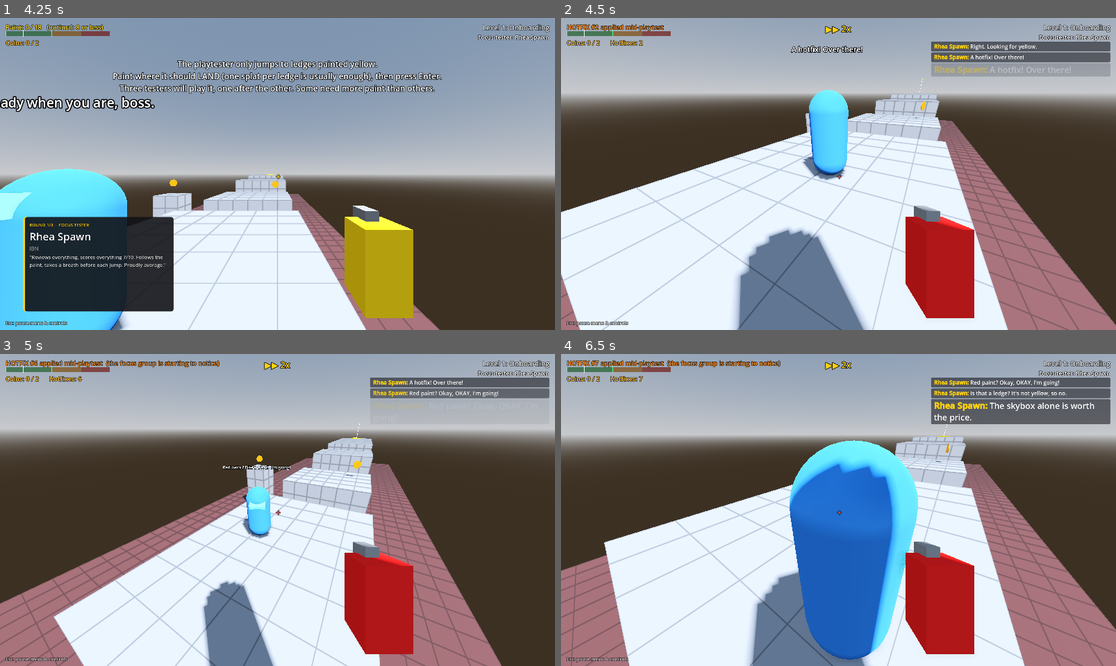
Above: before the commit, frames 1-4 (two rows, left to right).
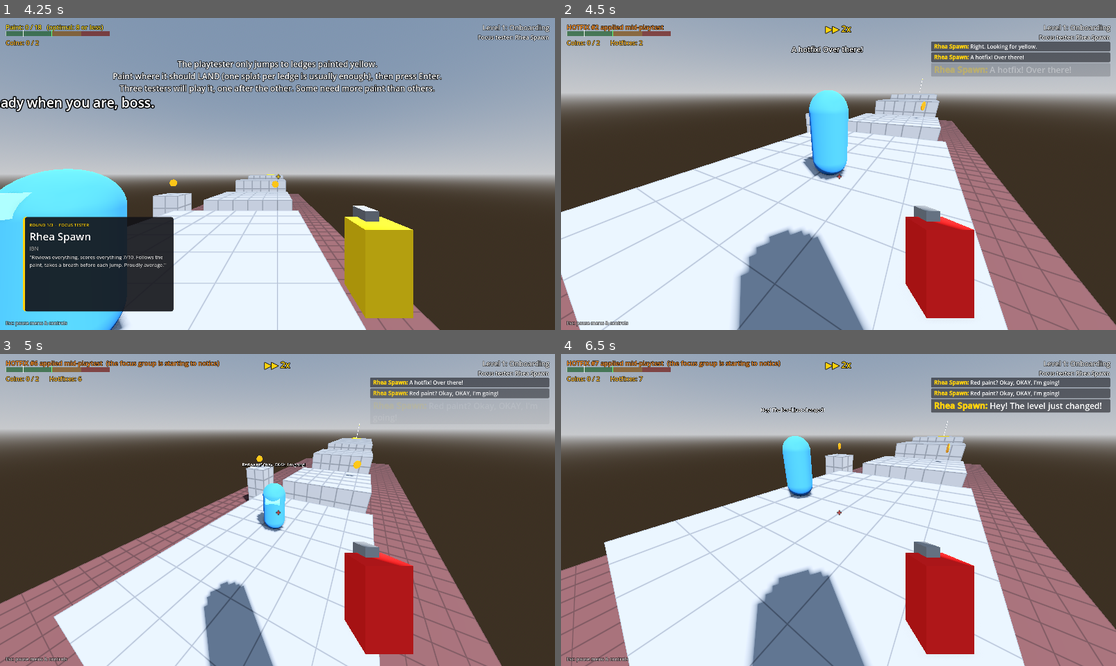
Above: after the commit, the same moments.

Repository: RSghr/yellow-paint
Game: Godot game, scene res://level_select.tscn
The game is run twice, just before and just after one commit, with the same random seed, the same clock (stepped at 60 frames per second) and the same inputs.
Inputs (mouse positions are in pixels of both pictures, inside the frame that each line leads up to):
- Up to frame 1 (4.25 s): click "Start" at 0.5 s; click "Start" at 1.25 s; click (22, 42) at 2.02 s; click "Accept & grab the paint" at 2.75 s; click "Start session" at 3.5 s
- Up to frame 2 (4.5 s): tap Enter (start_test) at 4.25 s; move the mouse to (866, 174) at 4.27 s; press the mouse at (866, 174) at 4.28 s; hold T (fast_forward) from 4.28 s (still down)
- Up to frame 3 (5 s): keep holding T (fast_forward); tap Space (jump) at 4.52, 4.55, 4.82 s
- Up to frame 4 (6.5 s): keep holding T (fast_forward); move the mouse to (810, 510) at 5.02 s; release the mouse at (810, 510) at 5.03 s; tap Space (jump) at 5.1, 5.27, 5.57, 6.05 s; click (810, 510) at 5.3 s; move the mouse to (849, 503) at 5.77 s; hold Backspace (clear_paint) from 5.78 s (still down)

Frame 1 is identical in both runs. In frame 2, 0.1% of the frame differs, in the area x 41-55%, y 8-50%; in frame 3, 1.2%; in frame 4, 15%, in the area x 36-99%, y 11-99%.

Commit message:
Testers walk around one corner and look down corridors
- _corner_walk: plan two straight walks around one corner (L-shaped via, nudged, cached)
- _open_ways: out of known paint, look down each open corridor in turn (behind included)
- Paint straight ahead of the eyes is noticed 2x faster (focus_bonus)
- Wander walks stop short of walls and prefer open directions
- The walk back after a detour survives replans (_heading_back)

Co-Authored-By: Claude Opus 5.5 <noreply@anthropic.com>
Claude-Session: https://claude.ai/code/session_01W5jG8cMnz72ugdxaP4H6QQ

Diff:
--- a/runner.gd
+++ b/runner.gd
@@ -44,11 +44,17 @@
 @export_group("Perception")
 @export var view_distance := 22.0
 @export var view_angle_deg := 100.0
+@export var focus_angle_deg := 20.0  ## Paint within this angle of where its head points...
+@export var focus_bonus := 2.0  ## ...is noticed this many times faster.
 @export var notice_rate := 1.6  ## Higher = spots paint faster. Lone splats at 5m take about a second of looking.
 @export var trust_radius := 1.3  ## Splats within this radius pile up into one spot's trust.
 @export var hotfix_trust := 5  ## A hotfix splat is trusted like a big blob: no hesitation, confident walk.
 
 @export_group("Personality")
+@export var corner_walk_range := 16.0  ## Furthest splat it will walk to around one corner (same floor).
+@export var corridor_looks := 3  ## Out of known paint: how many open ways (corridors, gaps) it looks down.
+@export var corridor_look_time := 1.6  ## Seconds spent looking down each of them.
+@export var wander_open_bias := 0.25  ## Look-around walks prefer directions it can see far down (per metre, max 12).
 @export var scan_time := 1.8  ## A full look-around, left to right.
 @export var hesitation_per_doubt := 0.9  ## Pause before jumping to a spot with only 1 splat.
 @export var leap_error := 0.7  ## Unpainted jumps are guesses: landing error in metres.
@@ -148,6 +154,7 @@
 var _walks_since_look := 0  ## Look-around walks since it last went back to the last splat.
 var _shaken := false  ## Just fell: no unpainted leaps until it has looked around for a way back (wanders + patience).
 var _detoured := false  ## Went off its route for a coin or to use something: may need to return to _furthest.
+var _heading_back := false  ## On its way back to _furthest after a detour.
 var _wanders := 0
 var _home_y := 0.0  ## Height of the last trusted ground; wandering stays near it.
 var _rethink := false  ## Something new was noticed; reconsider the plan at the next chance.
@@ -155,6 +162,8 @@
 var _lost_time := 0.0  ## Seconds since it last made progress (reached paint/coin/button/flag, saw new paint, a door opened).
 var _last_jump_desperate := false
 var _too_far_said := {}  ## Spots it already complained were out of reach (cleared on reset).
+var _scan_looks: Array[Vector3] = []  ## Corridor openings still to check during this look-around.
+var _corner_cache := {}  ## "a|b" -> walk point around one corner (or INF): cleared when doors move or on reset.
 var _coin_attention := {}  ## coin instance id -> attention
 var _seen_coins := {}
 var _seen_things := {}  ## Explorer: unpainted buttons/breakables it has noticed (instance id -> true).
@@ -265,6 +274,7 @@
 	_trail_from.clear()
 	_trail_gamble.clear()
 	_detoured = false
+	_heading_back = false
 	_coin_attention.clear()
 	_seen_coins.clear()
 	_seen_things.clear()
@@ -278,6 +288,7 @@
 	_lost_time = 0.0
 	_last_jump_desperate = false
 	_too_far_said.clear()
+	_corner_cache.clear()
 	_home_y = _spawn.origin.y - FEET_OFFSET
 	_head.rotation = Vector3.ZERO
 	_head_pitch = 0.0
@@ -781,6 +792,7 @@
 func _on_world_changed() -> void:
 	# A door opened or something broke: what it can reach has changed.
 	_rethink = true
+	_corner_cache.clear()
 	_lost_time = 0.0
 	if state == State.CONFUSED:
 		_timer = 4.0
@@ -807,7 +819,7 @@
 			_careful_look()  # Back at the last splat: look again, carefully.
 			return
 	if _path.is_empty():
-		_start_scan(scan_time * 0.7)  # End of what it knew: look around.
+		_start_scan(scan_time * 0.7, corridor_looks)  # End of what it knew: look around, down every open way.
 	elif step.trust <= 1 or _rethink:
 		_rethink = false
 		_start_scan(scan_time * 0.45)  # Unsure: quick look before going on.
@@ -853,14 +865,20 @@
 		_last_pos = global_position
 
 
-func _start_scan(duration: float) -> void:
+func _start_scan(duration: float, corridors := 0) -> void:
 	state = State.SCANNING
 	_timer = 0.0
+	_scan_looks.clear()
+	if corridors > 0:
+		# Out of known paint: look down the open ways (corridors, gaps), one after the other, like a person
+		# at a crossroads does. Behind it included.
+		_scan_looks = _open_ways(corridors)
+		duration = maxf(duration, _scan_looks.size() * corridor_look_time + 0.4)
 	_scan_duration = duration
 	if duration >= scan_time * 0.6:
 		admire(admire_chance)  # Not a forced line: only when it has nothing more urgent to say.
 	# On a proper look-around it sometimes turns to check behind itself too.
-	if duration >= scan_time * 0.6 and randf() < 0.5:
+	if _scan_looks.is_empty() and duration >= scan_time * 0.6 and randf() < 0.5:
 		_body_turn = deg_to_rad(randf_range(100, 180)) * (1 if randf() < 0.5 else -1)
 
 
@@ -969,6 +987,10 @@
 					blob += 1
 			var dist := eye.distance_to(target)
 			var gain := dt * notice_rate * (0.6 + 0.4 * blob) / (1.0 + dist / 5.0) * randf_range(0.5, 1.5)
+			# Straight ahead of its eyes (looking down a corridor, at a ledge): noticed faster than in the corner of its eye.
+			var to_flat := Vector3(target.x - eye.x, 0, target.z - eye.z).normalized()
+			if to_flat.dot(look) > cos(deg_to_rad(focus_angle_deg)):
+				gain *= focus_bonus
 			_attention[id] = _attention.get(id, 0.0) + gain
 			if _attention[id] >= 1.0:
 				_seen[id] = true
@@ -1254,8 +1276,9 @@
 ## Back at the last splat after being lost: a long, careful look around (turning).
 func _careful_look() -> void:
 	_look_back = false
-	_start_scan(scan_time * 2.0)
-	_body_turn = deg_to_rad(randf_range(140, 200)) * (1 if randf() < 0.5 else -1)
+	_start_scan(scan_time * 2.0, corridor_looks + 1)
+	if _scan_looks.is_empty():
+		_body_turn = deg_to_rad(randf_range(140, 200)) * (1 if randf() < 0.5 else -1)
 
 
 ## Priorities: hotfixes > a nearby coin > the flag > painted things to use > unvisited paint.
@@ -1354,8 +1377,9 @@
 	if _detoured and _furthest != Vector3.INF and feet().distance_to(_furthest) > 1.5:
 		for i in nodes.size():
 			if kinds[i] == "paint" and dist[i] < INF and nodes[i].distance_to(_furthest) < 1.0:
-				say(["Now, where was I?", "Back to where I left off.", "Detour done. Back on track."].pick_random(), true)
-				_detoured = false  # One trip back; if that doesn't help, it explores as usual.
+				if not _heading_back:
+					say(["Now, where was I?", "Back to where I left off.", "Detour done. Back on track."].pick_random(), true)
+				_heading_back = true  # Stays on its way back through replans; cleared once it gets there.
 				return i
 	return -1
 
@@ -1380,8 +1404,10 @@
 		_walks_since_look = 0
 		_lost_time = 0.0  # A new splat is progress (walking back to one it already knew isn't).
 		_detoured = false  # New progress: whatever detour it took is behind it.
+		_heading_back = false
 	elif pos.distance_to(_furthest) < 1.0:
 		_detoured = false  # Back where it left off.
+		_heading_back = false
 	_check_retrace_done(pos)
 
 
@@ -1662,10 +1688,18 @@
 	var best := Vector3.INF
 	var best_score := -INF
 	var origin := feet()
-	for attempt in 12:
-		var angle := attempt * TAU / 12.0
+	var offset := randf() * TAU / 24.0
+	for attempt in 24:
+		var angle := offset + attempt * TAU / 24.0
 		var dir := Vector3(cos(angle), 0, sin(angle))
-		var target := origin + dir * randf_range(wander_min, maxf(wander_range, wander_min + 0.5))
+		# Walks up to the wall in that direction at most (a wall 3 m away doesn't rule out a 2 m walk).
+		var hit := space.intersect_ray(PhysicsRayQueryParameters3D.create(origin + Vector3.UP * 0.5,
+			origin + Vector3.UP * 0.5 + dir * view_distance, 1, [get_rid()]))
+		var free: float = (origin + Vector3.UP * 0.5).distance_to(hit.position) if hit else view_distance
+		var walk := minf(randf_range(wander_min, maxf(wander_range, wander_min + 0.5)), free - 0.7)
+		if walk < 1.0:
+			continue
+		var target := origin + dir * walk
 		# Stays on roughly the same level: it won't wander down slopes on its own.
 		var y = _ground_y(space, target, origin.y, 0.3)
 		if y == null or absf(y - _home_y) > 0.3:
@@ -1679,7 +1713,8 @@
 		var novelty := target.distance_to(_spawn.origin - Vector3.UP * FEET_OFFSET)
 		for v in _visited + _explored:
 			novelty = minf(novelty, target.distance_to(v))
-		var score := novelty + randf() * 1.5
+		# Open ways are more inviting than a wall: it heads down corridors rather than into corners.
+		var score := novelty + randf() * 1.5 + minf(free, 12.0) * wander_open_bias
 		if score > best_score:
 			best_score = score
 			best = target
@@ -1717,6 +1752,10 @@
 		return {cost = 0.0, jump = false}
 	if _walkable(a, b):
 		return {cost = flat, jump = false}
+	# Same floor, just a corner in the way (a splat seen down the next corridor): walk around that one corner.
+	var corner := _corner_walk(a, b)
+	if corner != Vector3.INF:
+		return {cost = a.distance_to(corner) + corner.distance_to(b), jump = false, via = corner}
 	if not allow_jump or d.y > reach_up + 1.5 or d.y < -max_drop - 1.5:
 		return {}
 	if flat <= reach and d.y <= reach_up and d.y >= -max_drop and _jump_clear(a, b):
@@ -1742,6 +1781,37 @@
 			continue
 		return {cost = a.distance_to(launch) + r + 2.0, jump = true, via = launch}
 	return {}
+
+
+## A point to walk to first so that a -> point -> b is two straight walks on the same floor (one corner),
+## or INF. Tries the two L-shaped corners (good for corridors), then nudged versions of them. Cached.
+func _corner_walk(a: Vector3, b: Vector3) -> Vector3:
+	if absf(b.y - a.y) > 0.3 or Vector2(b.x - a.x, b.z - a.z).length() > corner_walk_range:
+		return Vector3.INF
+	var key := "%s|%s" % [a.snapped(Vector3.ONE * 0.1), b.snapped(Vector3.ONE * 0.1)]
+	if _corner_cache.has(key):
+		return _corner_cache[key]
+	var found := Vector3.INF
+	var space := get_world_3d().direct_space_state
+	var nudges: Array[Vector2] = []
+	for ox in [0.0, 0.8, -0.8, 1.6, -1.6]:
+		for oz in [0.0, 0.8, -0.8, 1.6, -1.6]:
+			nudges.append(Vector2(ox, oz))
+	nudges.sort_custom(func(u: Vector2, v: Vector2) -> bool: return absf(u.x) + absf(u.y) < absf(v.x) + absf(v.y))
+	for n in nudges:
+		for base in [Vector3(a.x, a.y, b.z), Vector3(b.x, a.y, a.z)]:
+			var c: Vector3 = base + Vector3(n.x, 0, n.y)
+			var y = _ground_y(space, c, a.y, 0.3)
+			if y == null:
+				continue
+			c.y = y
+			if _walkable(a, c) and _walkable(c, b):
+				found = c
+				break
+		if found != Vector3.INF:
+			break
+	_corner_cache[key] = found
+	return found
 
 
 ## Nothing in the way of the jump arc (doors, walls, ceilings).
@@ -1798,6 +1868,41 @@
 	_look_timer = duration
 
 
+## Directions worth a look from here: the longest clear sightlines at eye height (corridors, gaps between
+## walls), strongest first, at least 50 degrees apart. Points along them, as far as it can see (max 12 m).
+func _open_ways(count: int) -> Array[Vector3]:
+	var space := get_world_3d().direct_space_state
+	var eye := _head.global_position
+	var rays: Array = []
+	var here := feet()
+	for i in 36:
+		var angle := i * TAU / 36.0
+		var dir := Vector3(cos(angle), 0, sin(angle))
+		var hit := space.intersect_ray(PhysicsRayQueryParameters3D.create(eye, eye + dir * view_distance, 1, [get_rid()]))
+		var length: float = eye.distance_to(hit.position) if hit else view_distance
+		# Where it leads matters as much as how far: the way it came from (paint it has walked) is less interesting.
+		var ahead := here + dir * minf(length, 8.0)
+		var novelty := 8.0
+		for v in _visited + _explored:
+			novelty = minf(novelty, ahead.distance_to(v))
+		rays.append([minf(length, 10.0) + novelty + randf() * 1.5, dir, length])
+	rays.sort_custom(func(u, v): return u[0] > v[0])
+	var ways: Array[Vector3] = []
+	var dirs: Array[Vector3] = []
+	for ray in rays:
+		if ways.size() >= count or ray[2] < 2.5:
+			break
+		var too_close := false
+		for d in dirs:
+			if d.dot(ray[1]) > cos(deg_to_rad(50)):
+				too_close = true
+		if too_close:
+			continue
+		dirs.append(ray[1])
+		ways.append(eye + ray[1] * minf(ray[2] - 0.5, 12.0) + Vector3.DOWN * 1.2)
+	return ways
+
+
 ## Starts staring at something: its feet, up high, or a random spot around it.
 func _start_gaze() -> void:
 	_gaze_left = randf_range(gaze_duration.x, gaze_duration.y)
@@ -1841,7 +1946,17 @@
 	var target_pitch := 0.0
 	_look_timer -= delta
 	_update_gaze(delta)
+	if state == State.SCANNING and _look_timer <= 0.0 and _gaze_left <= 0.0 and not _scan_looks.is_empty():
+		var way: Vector3 = _scan_looks.pop_front()
+		_look_at(way, corridor_look_time)
+		# Behind it: turn the body so the head can get there.
+		var local_way := _body.global_basis.inverse() * (way - _head.global_position)
+		var yaw := atan2(-local_way.x, -local_way.z)
+		if absf(yaw) > deg_to_rad(90):
+			_body_turn = yaw - signf(yaw) * deg_to_rad(60)
 	if _look_timer > 0.0:
+		if state == State.SCANNING:
+			_turn_body(delta)
 		var local := _body.global_basis.inverse() * (_look_point - _head.global_position)
 		target_yaw = clampf(atan2(-local.x, -local.z), deg_to_rad(-110), deg_to_rad(110))
 		target_pitch = clampf(atan2(local.y, Vector2(local.x, local.z).length()), deg_to_rad(-50), deg_to_rad(40))
Not shown, changed: CLAUDE.md
Not shown, changed: docs/LEVEL_DESIGN.md
